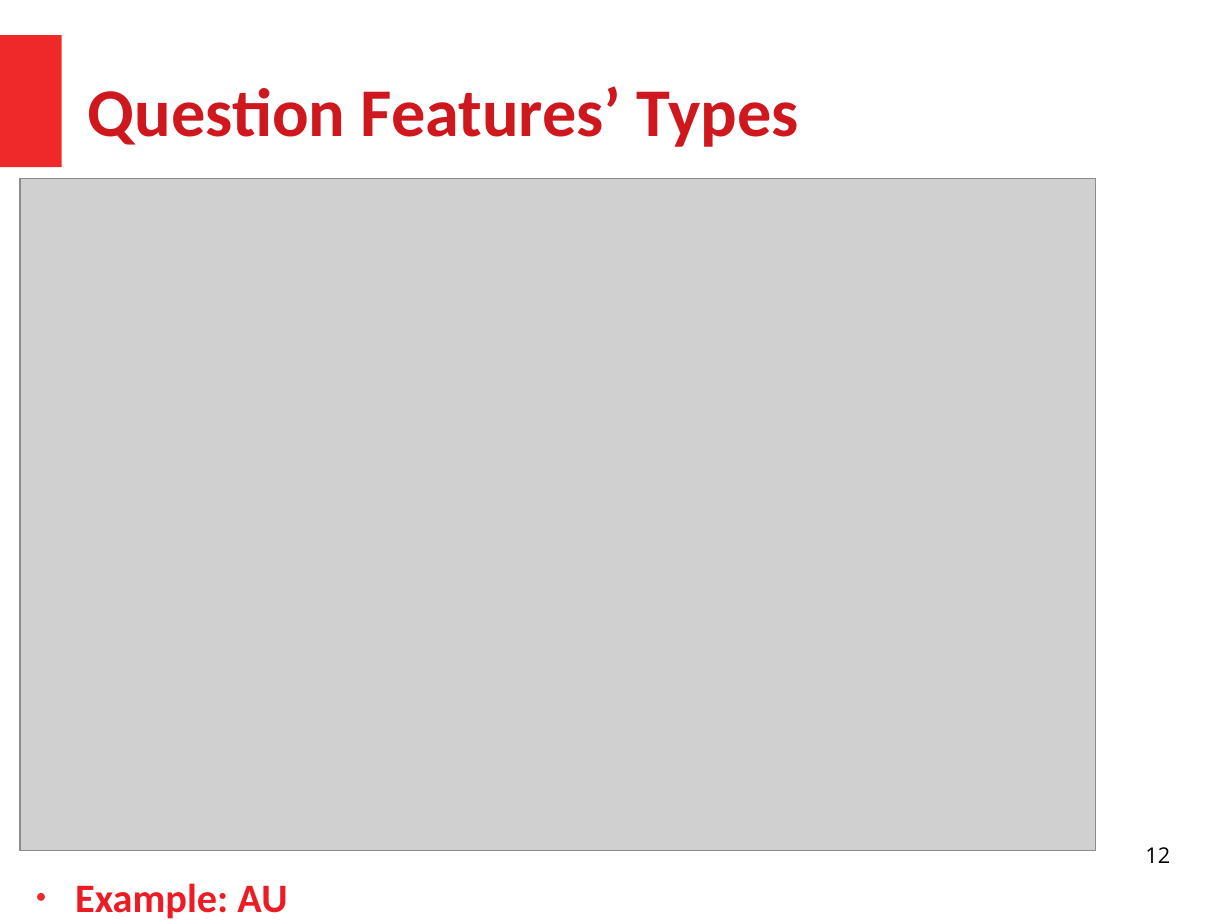
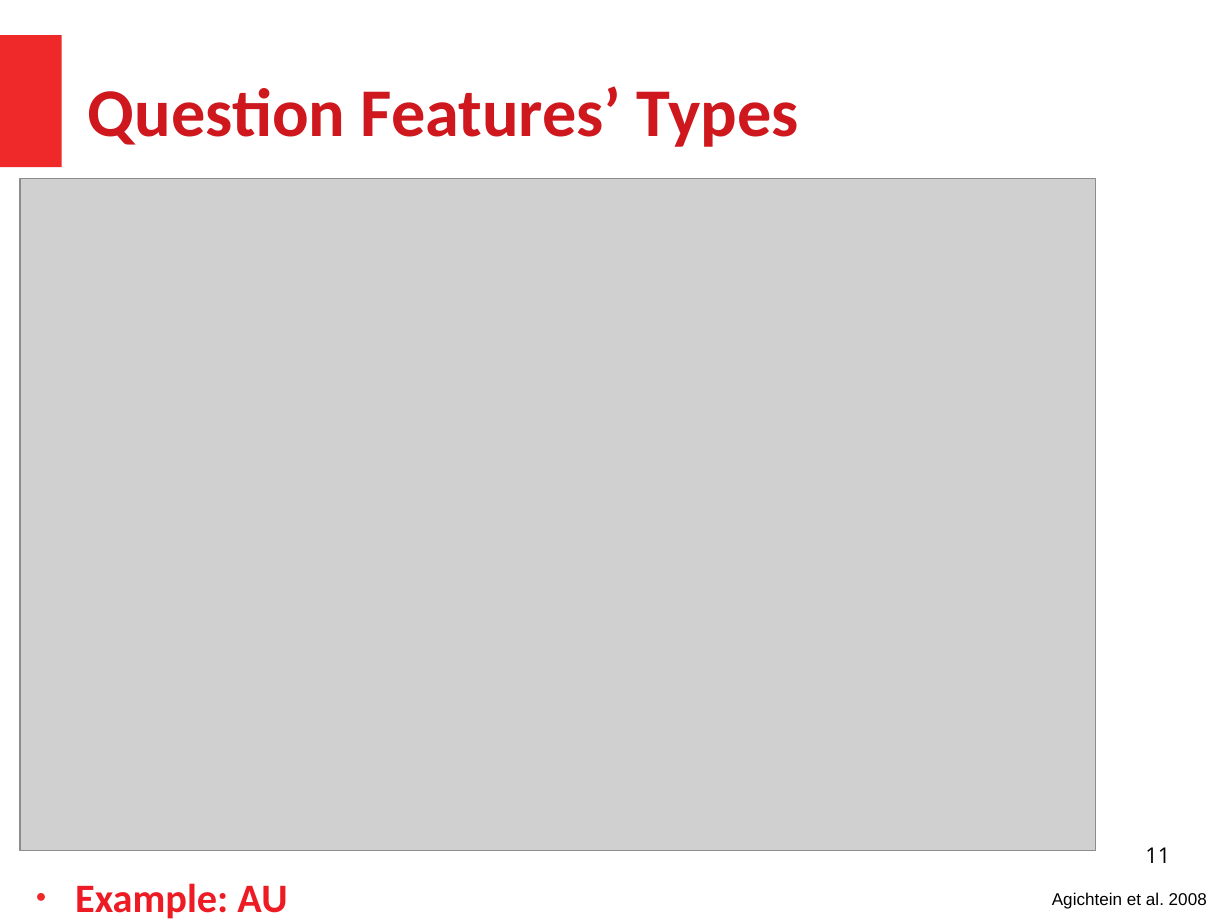
Before and after one commit to HussamHallak/cs834-f17, a slide deck: slide 11 of assignments/P5/P5.odp (slide 12 before the commit). Drawn at 1232x924 pixels with LibreOffice and Linux fonts; fonts in the diff are those of the drawing; grey boxes stand for pictures. Boxes give left, top, right and bottom in pixels: in the first picture for what was removed or moved away, otherwise in the second. Text is boxed around its words. In the diff, an @@ line names an element or a change of style, - is before the commit and + after.

```diff
--- a/assignments/P5/P5.odp
+++ b/assignments/P5/P5.odp
@@ page number at [1145,847,1170,863]: text changed @@
-12
+11
@@ text added at [1052,892,1207,909], 11 pt, text #000000 @@
+Agichtein et al. 2008
```
Also in this commit, not shown: 16 other slides changed, 3 slides added, 4 slides removed, 1 other file.
